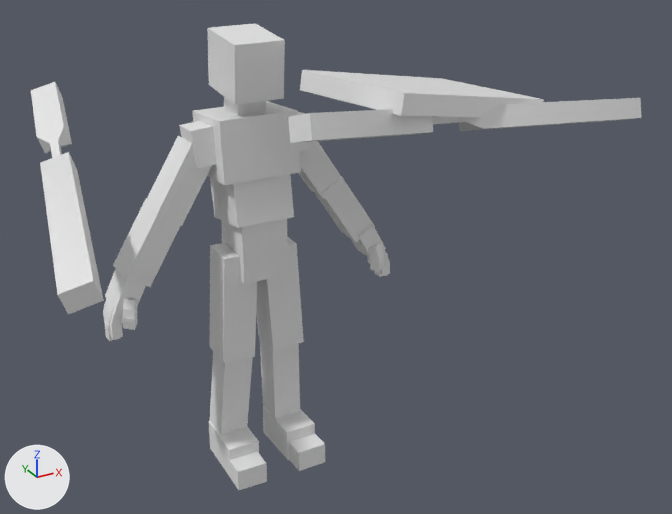
The FBX model Assets/Models/Player/WholeBodyClip/RPG-Character@Fall.FBX, before and after one commit.
Before and after are seen from a 50 mm camera at (-1.95, -4.52, 3.46) aimed at (0.54, 0.02, 1.19). The axes (+X, +Y, +Z) are drawn at lower left. The lights are the same throughout. Materials are left out; every surface is plain grey. Where no turn or scale is listed for an object, it has been applied to the vertices.

Objects in the first picture: 'RPG-Character-Mesh', 'Shield', 'WeaponL', 'WeaponR'.
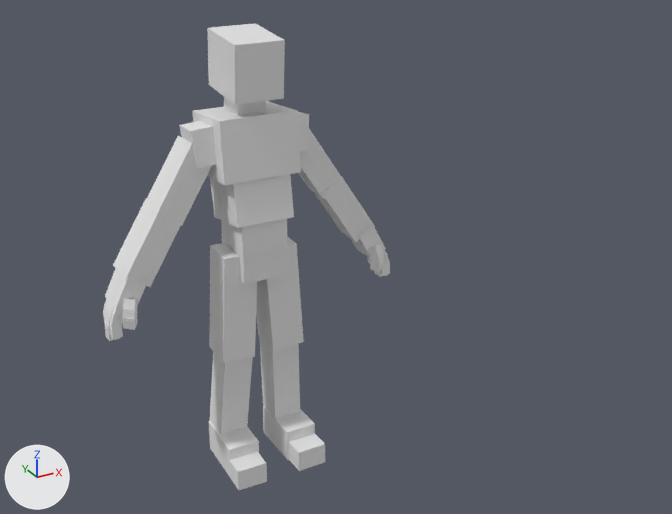
Location of each change, [x1, y1, x2, y2] in pixels of the pictures (672 x 514 px):
'WeaponR', deleted
    before: [31, 82, 104, 314]
'WeaponL', deleted
    before: [288, 98, 642, 143]
'Shield', deleted
    before: [300, 70, 544, 117]

The change in detail:
Object 'WeaponL' (ob_weaponl) is deleted.
Object 'WeaponR' (ob_weaponr) is deleted.
Object 'Shield' (ob_shield) is deleted.
